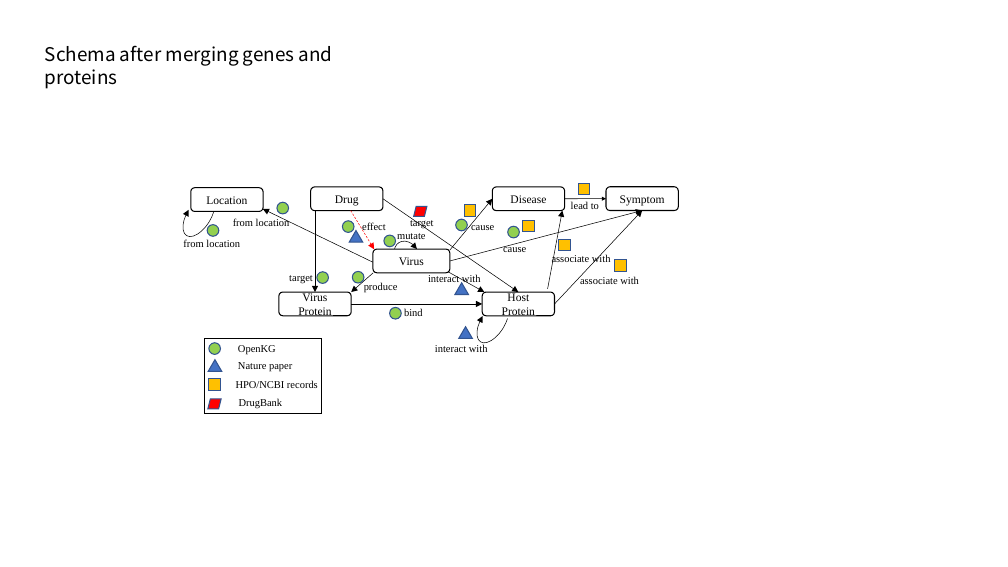
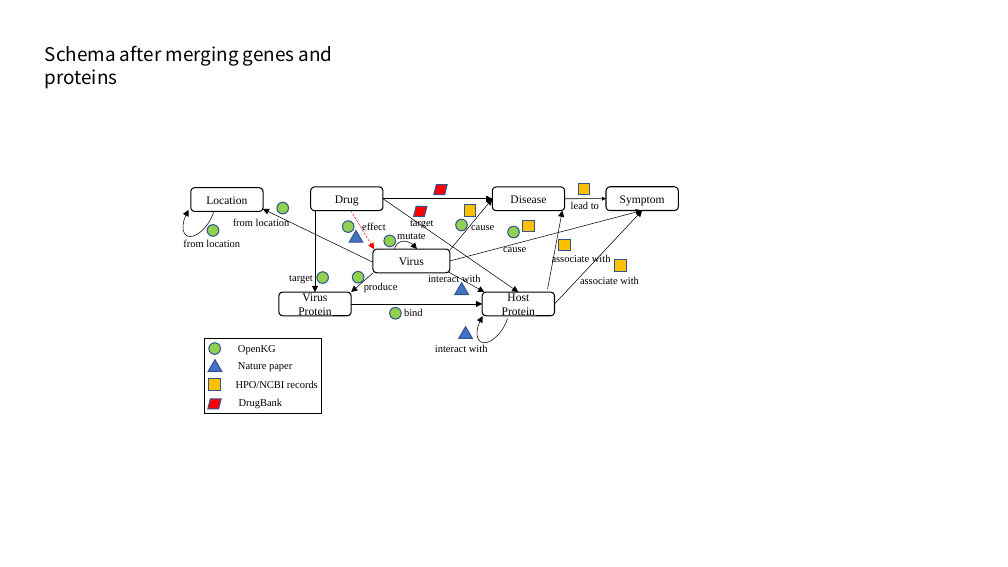
Before and after one commit to Sheldon2016/covid19kg, a slide deck: slide 3 of data/HPO/schema.pptx. Drawn at 1008x567 pixels with LibreOffice and Linux fonts; fonts in the diff are those of the drawing. Boxes give left, top, right and bottom in pixels: in the first picture for what was removed or moved away, otherwise in the second. Text is boxed around its words. In the diff, an @@ line names an element or a change of style, - is before the commit and + after.

```diff
--- a/data/HPO/schema.pptx
+++ b/data/HPO/schema.pptx
@@ arrow added from (383, 199) to (492, 199), #000000 0.5 pt @@
@@ parallelogram added at (x1=434, y1=185, x2=448, y2=194), fill #FF0000, outline #325491 1 pt @@
```
Also in this commit, not shown: 3 other files.
